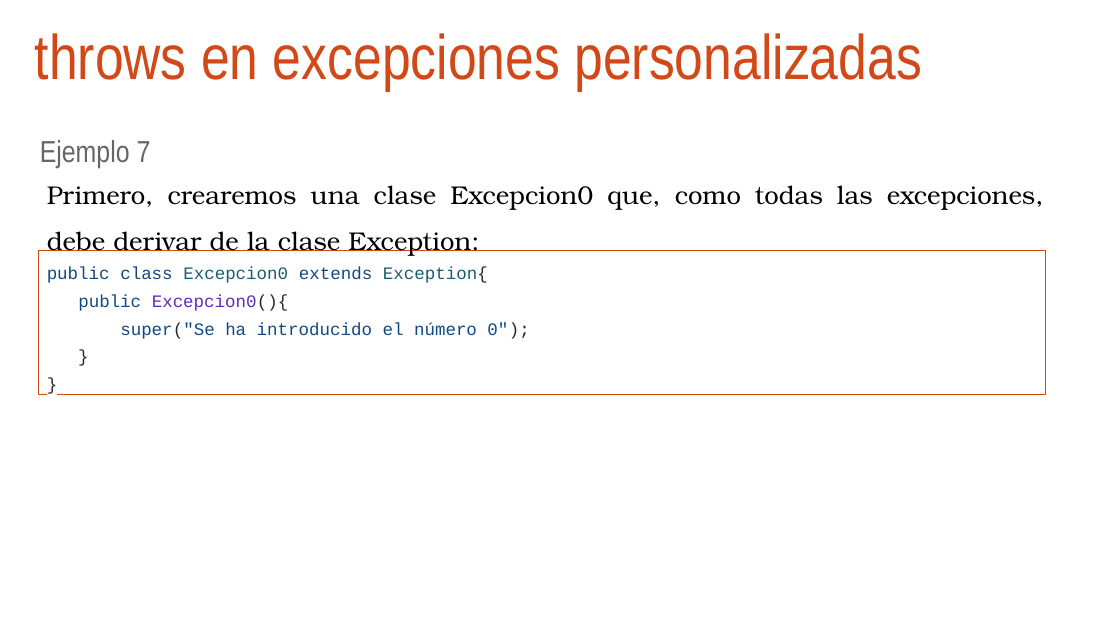
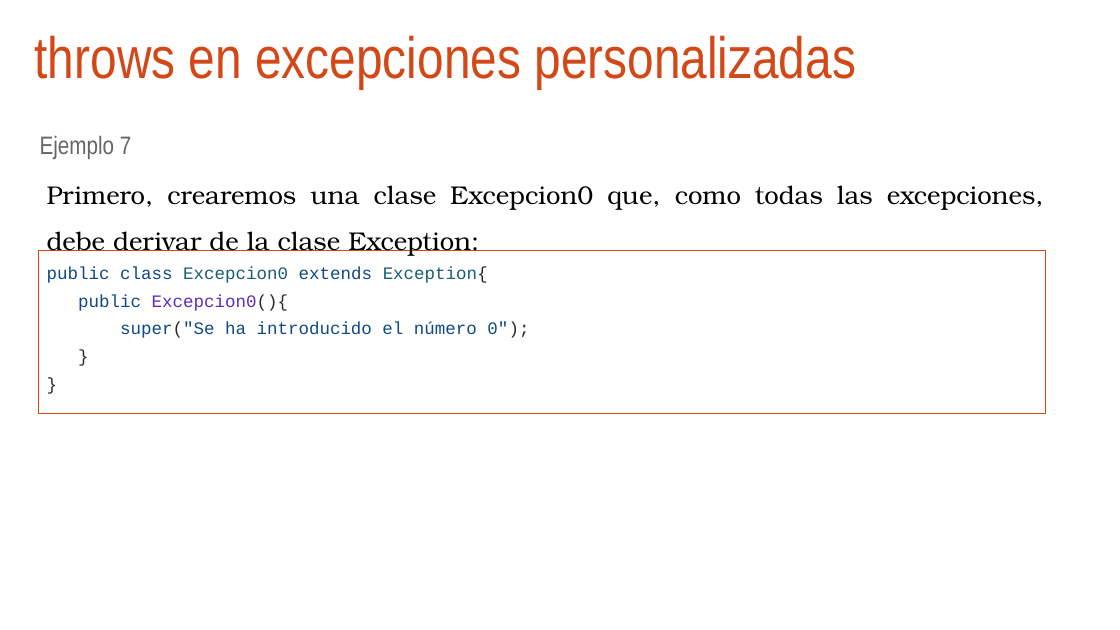
Before and after one commit to arturoblasco/PROG23, a slide deck: slide 19 of UD03/ud03_excepciones.pptx. Drawn at 1120x630 pixels with LibreOffice and Linux fonts; fonts in the diff are those of the drawing; background and template pictures are left out. Boxes give left, top, right and bottom in pixels: in the first picture for what was removed or moved away, otherwise in the second. Text is boxed around its words. In the diff, an @@ line names an element or a change of style, - is before the commit and + after.

```diff
--- a/UD03/ud03_excepciones.pptx
+++ b/UD03/ud03_excepciones.pptx
@@ title "throws en excepciones personalizadas" at (x1=35, y1=35, x2=856, y2=89): size 54 to 50 pt @@
@@ text "Ejemplo 7" at (x1=40, y1=136, x2=131, y2=159): size 26 to 21.6 pt @@
@@ text "public class Excepcion0 extends Exception{" resized from (x1=39, y1=250, x2=1046, y2=394) to (x1=39, y1=250, x2=1046, y2=413) @@
@@ text "public class Excepcion0 extends Exception{" at (x1=39, y1=250, x2=1046, y2=413): outline #D34817 0.75 pt to #D34817 0.74 pt @@
```
Also in this commit, not shown: 18 other slides changed, 2 other files.
